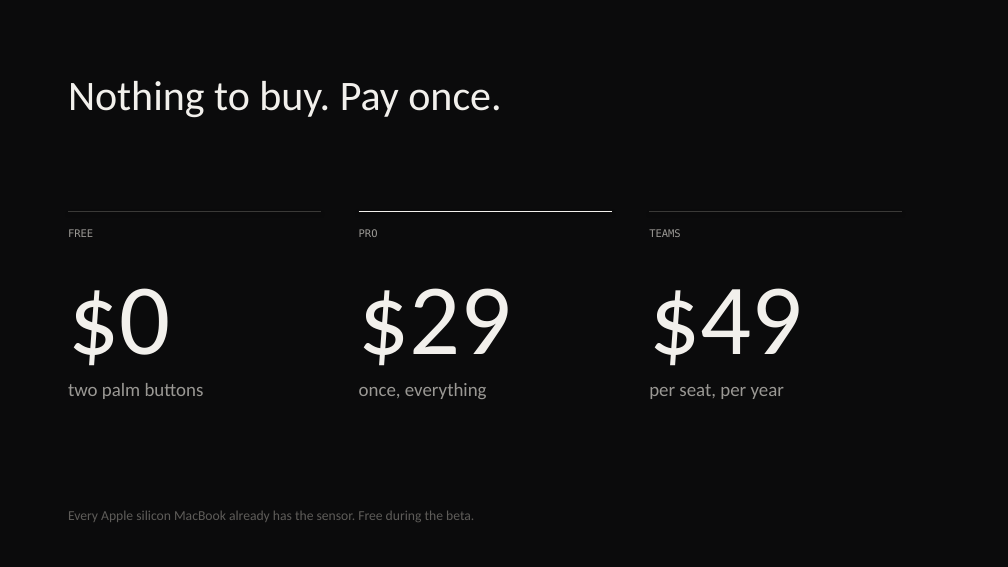
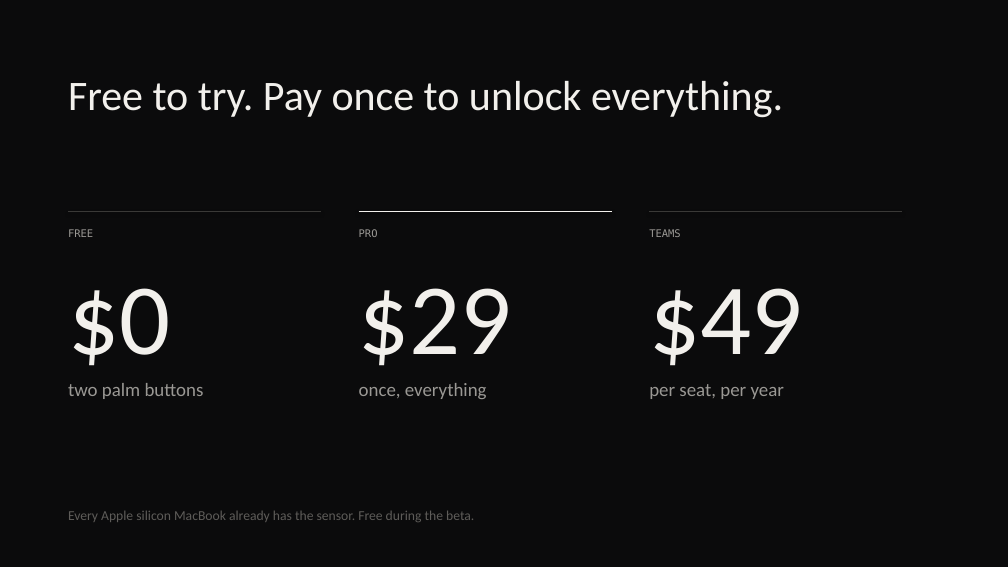
Before and after one commit to Soham109/ghostkeys, a slide deck: slide 7 of docs/pitch/Ghostkeys-pitch.pptx. Drawn at 1008x567 pixels with LibreOffice and Linux fonts; fonts in the diff are those of the drawing. Boxes give left, top, right and bottom in pixels: in the first picture for what was removed or moved away, otherwise in the second. Text is boxed around its words. In the diff, an @@ line names an element or a change of style, - is before the commit and + after.

```diff
--- a/docs/pitch/Ghostkeys-pitch.pptx
+++ b/docs/pitch/Ghostkeys-pitch.pptx
@@ text at box(68, 81, 783, 118): text changed @@
-Nothing to buy. Pay once.
+Free to try. Pay once to unlock everything.
```
Also in this commit, not shown: 2 other files.
